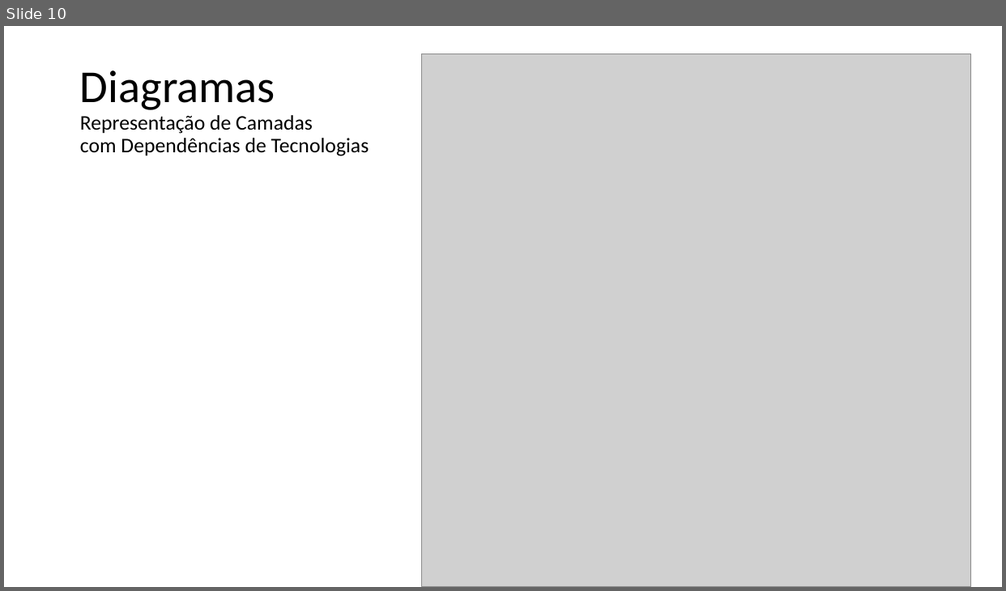
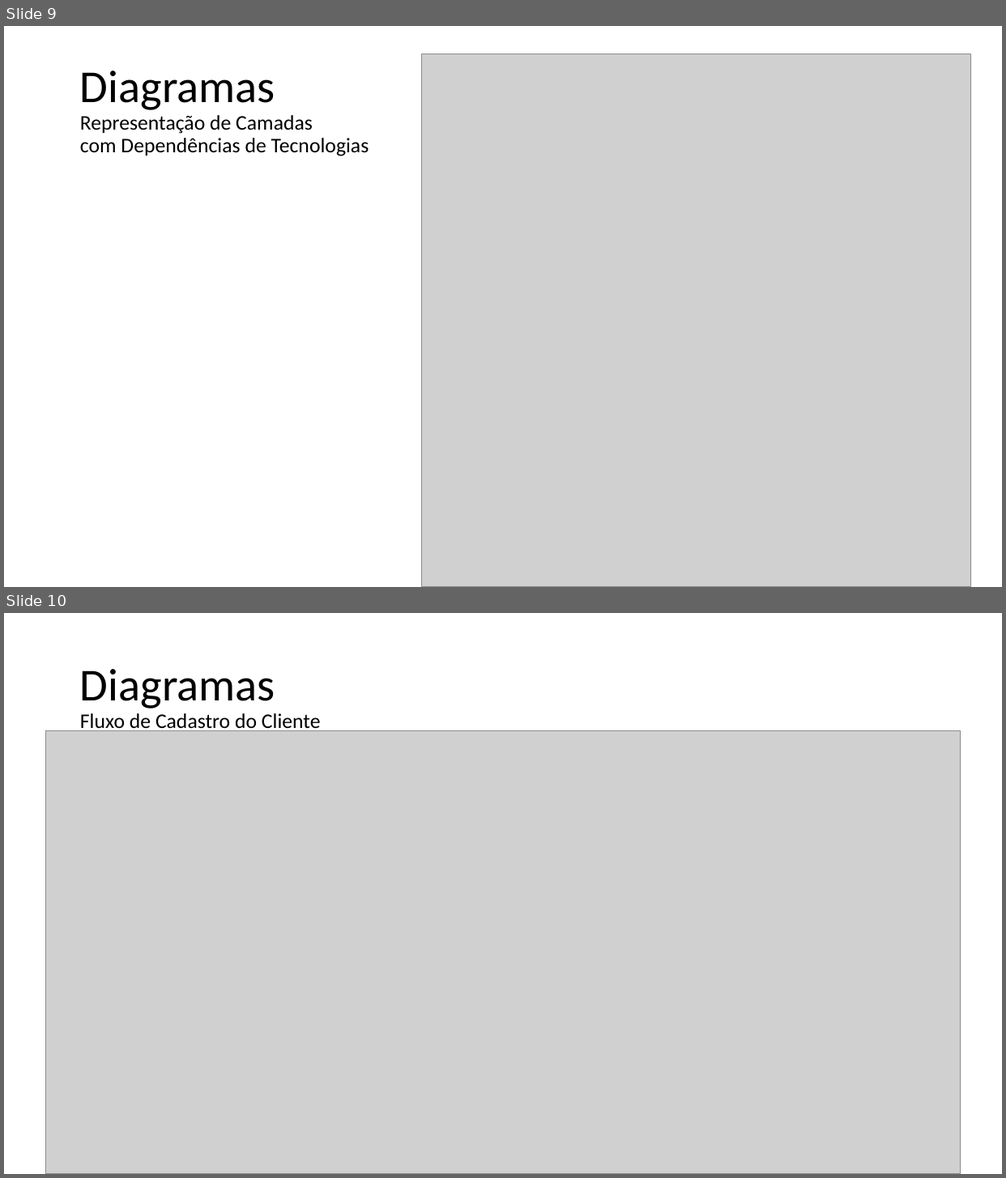
Before and after one commit to Leolardo123/LESII-EJOGOS_Cliente, a slide deck: SHOPB.pptx. Shown one above the other, each under a label of ours: slide 10 before the commit, slides 9 and 10 after it. The pictures are 1006x591 and 1006x1178 pixels, drawn with LibreOffice and Linux fonts; fonts in the diff are those of the drawing; grey boxes stand for pictures. Boxes give left, top, right and bottom in pixels: in the first picture for what was removed or moved away, otherwise in the second. Text is boxed around its words. In the diff, an @@ line names an element or a change of style, - is before the commit and + after.

```diff
--- a/SHOPB.pptx
+++ b/SHOPB.pptx
@@ slide 10 added at bbox=[4, 613, 1002, 1174], background #FFFFFF @@
@@ title added at bbox=[80, 669, 321, 733], 20 pt, text #000000 @@
+Diagramas
+Fluxo de Cadastro do Cliente
@@ picture added at bbox=[46, 730, 960, 1174] @@
@@ what was slide 10 is now slide 9 @@
```
Also in this commit, not shown: 2 other slides added, 1 slide removed.
